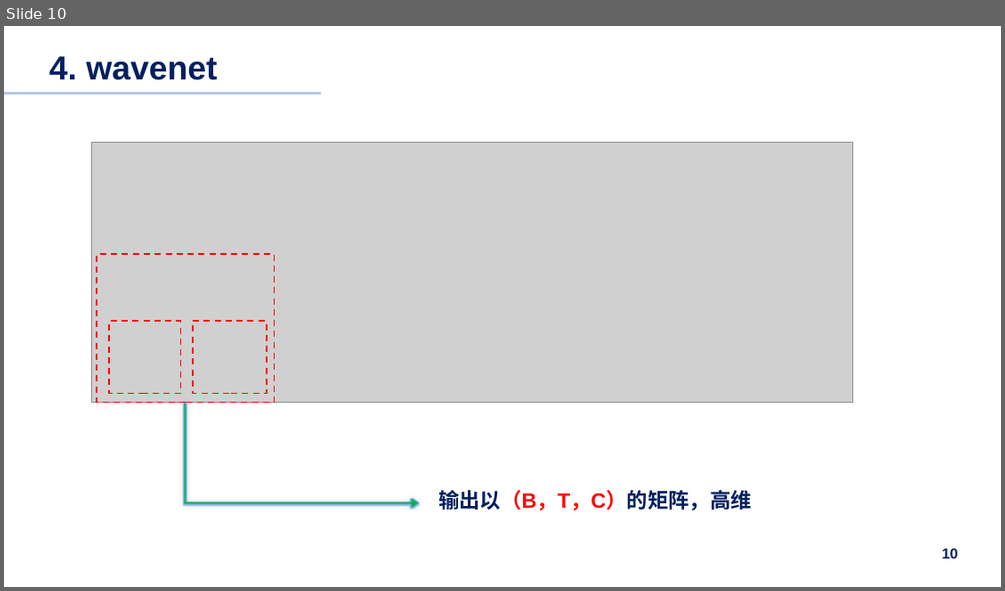
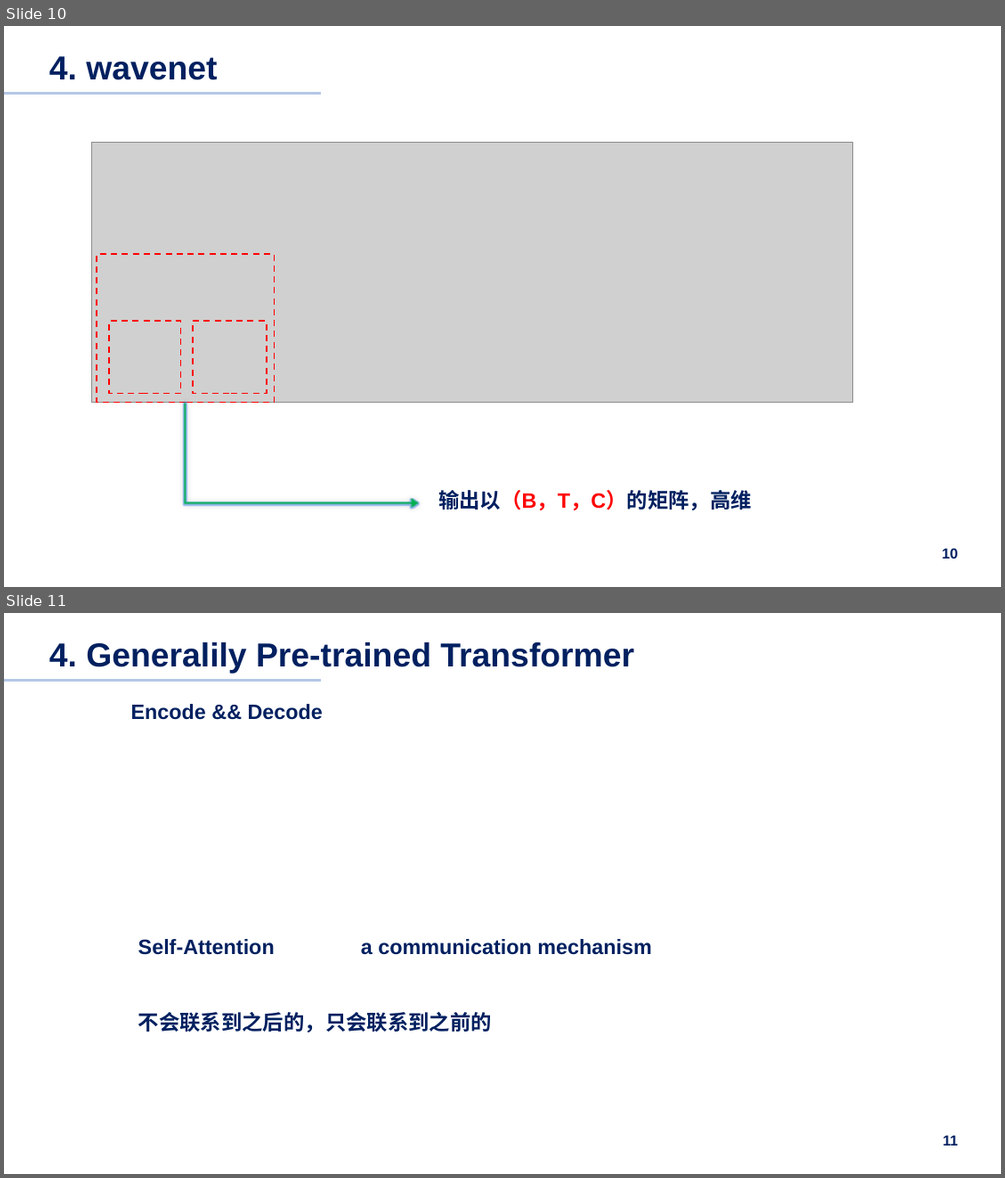
Before and after one commit to pilipala5/Neural-Network-from-zero-to-hero, a slide deck: Summary.pptx. Shown one above the other, each under a label of ours: slide 10 before the commit, slides 10 and 11 after it. The pictures are 1005x591 and 1005x1178 pixels, drawn with LibreOffice and Linux fonts; fonts in the diff are those of the drawing; grey boxes stand for pictures. Boxes give left, top, right and bottom in pixels: in the first picture for what was removed or moved away, otherwise in the second. Text is boxed around its words. In the diff, an @@ line names an element or a change of style, - is before the commit and + after.

```diff
--- a/Summary.pptx
+++ b/Summary.pptx
@@ slide 11 added at [4, 613, 1001, 1174], background #FFFFFF @@
@@ text added at [43, 642, 256, 672], 32 pt, text #FFFFFF, bold @@
+  1.1染研究意义
@@ title added at [49, 642, 634, 673], 32 pt, text #002060, bold @@
+4. Generalily Pre-trained Transformer
@@ line added from (4, 681) to (321, 681), #B4C7E7 2.5 pt @@
@@ text added at [131, 704, 323, 720], 20 pt, text #002060, bold @@
+Encode && Decode
@@ text added at [138, 939, 275, 955], 20 pt, text #002060, bold @@
+Self-Attention
@@ text added at [361, 939, 651, 955], 20 pt, text #002060, bold @@
+a communication mechanism
@@ text added at [138, 1012, 492, 1032], 20 pt, text #002060, bold @@
+不会联系到之后的，只会联系到之前的
@@ page number added at [943, 1135, 958, 1145], 14 pt, text #002060, bold @@
+11
```
Also in this commit, not shown: 1 other slide added, 10 other files.
